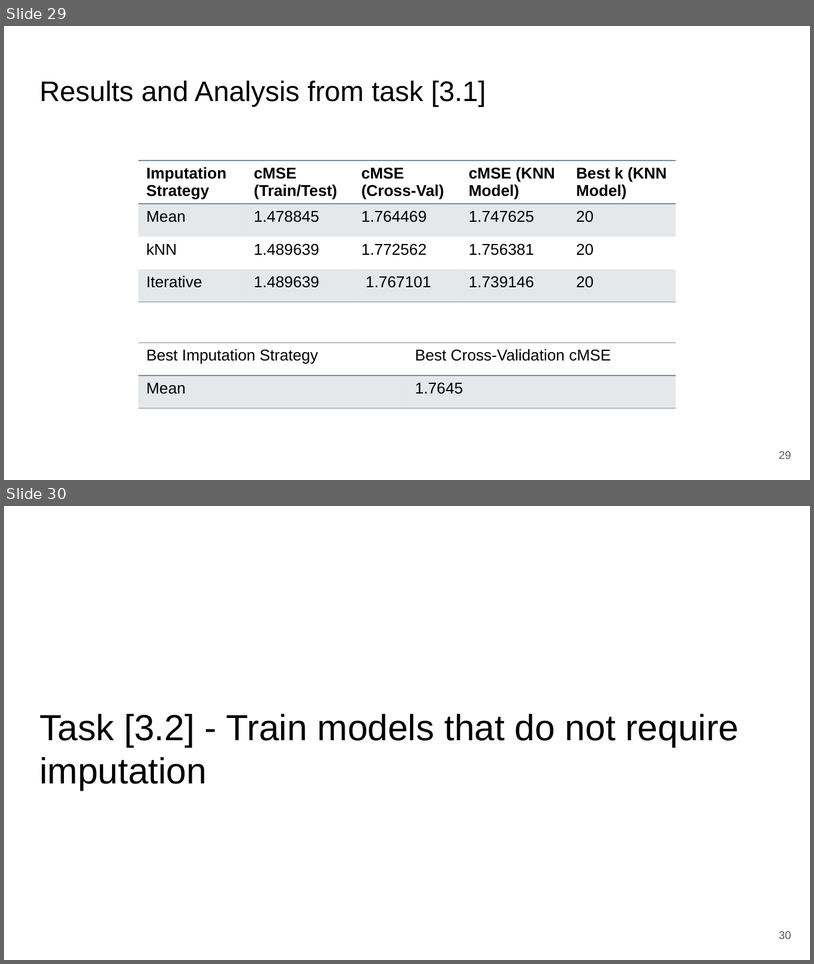
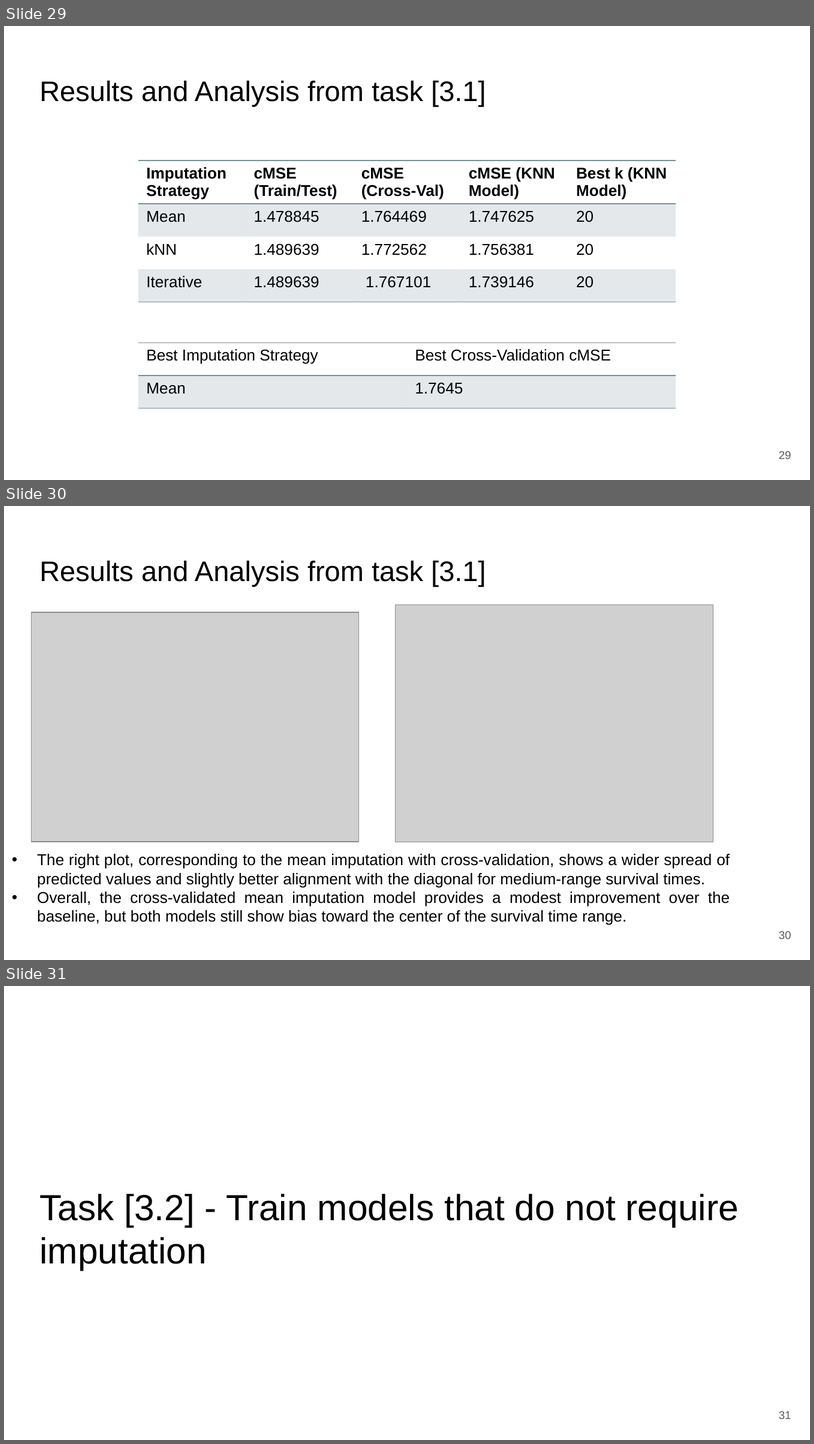
Before and after one commit to zepedrocosta/AA-Projeto2, a slide deck: Slides.pptx. Shown one above the other, each under a label of ours: slides 29 and 30 before the commit, slides 29, 30 and 31 after it. The pictures are 814x964 and 814x1444 pixels, drawn with LibreOffice and Linux fonts; fonts in the diff are those of the drawing; grey boxes stand for pictures. Boxes give left, top, right and bottom in pixels: in the first picture for what was removed or moved away, otherwise in the second. Text is boxed around its words. In the diff, an @@ line names an element or a change of style, - is before the commit and + after.

```diff
--- a/Slides.pptx
+++ b/Slides.pptx
@@ slide 30 added at bbox=[4, 506, 810, 960], background #FFFFFF @@
@@ title added at bbox=[39, 561, 486, 586], 25.2 pt, text #000000 @@
+Results and Analysis from task [3.1]
@@ picture added at bbox=[32, 612, 359, 841] @@
@@ picture added at bbox=[396, 604, 714, 841] @@
@@ text added at bbox=[37, 853, 730, 925], 14 pt, text #000000 @@
+• The right plot, corresponding to the mean imputation with cross-validation, shows a wider spread of predicted values and slightly better alignment with the diagonal for medium-range survival times.
+• Overall, the cross-validated mean imputation model provides a modest improvement over the baseline, but both models still show bias toward the center of the survival time range.
@@ page number added at bbox=[779, 931, 792, 939], 10 pt, text #595959 @@
+30
@@ what was slide 30 is now slide 31 @@
@@ page number at bbox=[779, 1411, 792, 1419]: text changed @@
-30
+31
```
Also in this commit, not shown: 4 slides changed, 1 other slide added.
